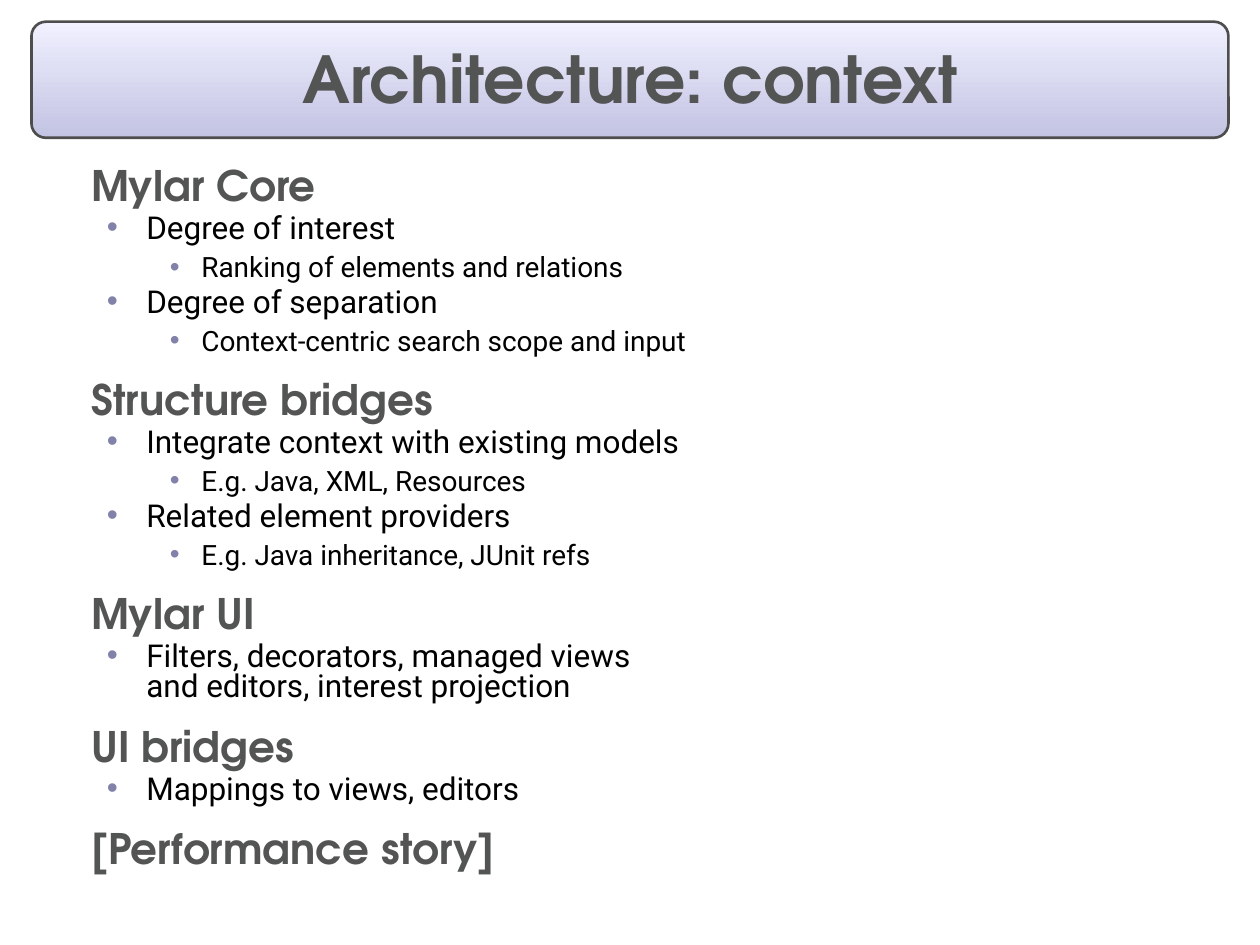
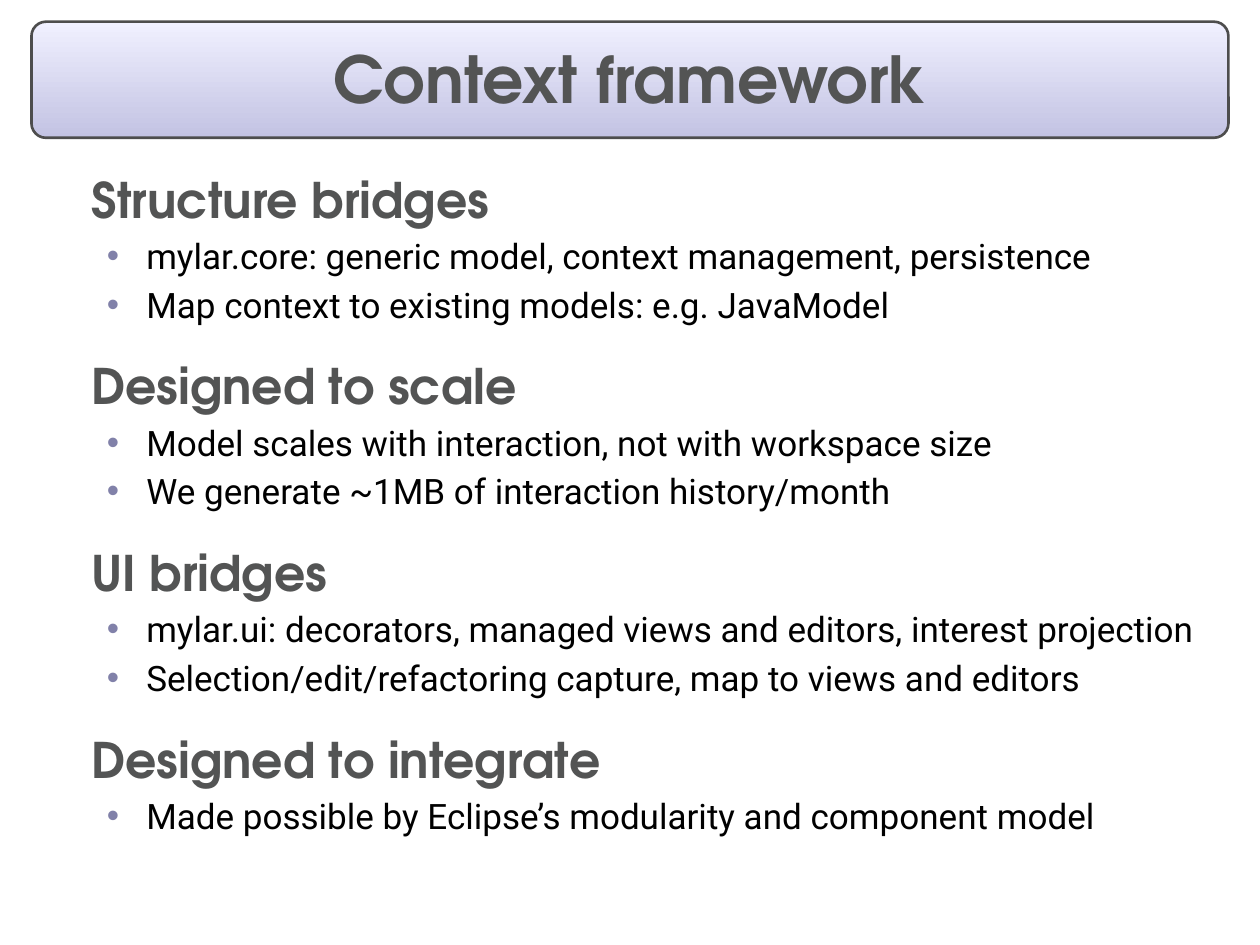
Before and after one commit to eclipse-mylyn/mylyn-website, a slide deck: slide 15 of publications/2006-03-mylar-eclipsecon.ppt (slide 17 before the commit). Drawn at 1260x945 pixels with LibreOffice and Linux fonts; fonts in the diff are those of the drawing. Boxes give left, top, right and bottom in pixels: in the first picture for what was removed or moved away, otherwise in the second. Text is boxed around its words. In the diff, an @@ line names an element or a change of style, - is before the commit and + after.

Commit message:
Progress on: prepare eclipsecon talk and slides

```diff
--- a/publications/2006-03-mylar-eclipsecon.ppt
+++ b/publications/2006-03-mylar-eclipsecon.ppt
@@ title at bbox=[333, 54, 926, 104]: text changed @@
-Architecture: context
+Context framework
@@ text at bbox=[91, 169, 685, 357]: paragraphs removed @@
-  Mylar Core
-  • Degree of interest
-    • Ranking of elements and relations
-  • Degree of separation
-    • Context-centric search scope and input
@@ text at bbox=[91, 180, 489, 602]: size 24 to 28 pt in "Structure bridges", "UI bridges"; line spacing 0.8 to 1; more space between paragraphs @@
@@ text at bbox=[91, 242, 1091, 512]: text changed; size 18 to 20 pt @@
-  • Integrate context with existing models
-    • E.g. Java, XML, Resources
-  • Related element providers
-    • E.g. Java inheritance, JUnit refs
-  Mylar UI
-  • Filters, decorators, managed views
-    and editors, interest projection
+  • mylar.core: generic model, context management, persistence
+  • Map context to existing models: e.g. JavaModel
+  Designed to scale
+  • Model scales with interaction, not with workspace size
+  • We generate ~1MB of interaction history/month
@@ text at bbox=[91, 615, 1193, 837]: text changed; size 18 to 20 pt @@
-  • Mappings to views, editors
-  [Performance story]
+  • mylar.ui: decorators, managed views and editors, interest projection
+  • Selection/edit/refactoring capture, map to views and editors
+  Designed to integrate
+  • Made possible by Eclipse’s modularity and component model
```
Also in this commit, not shown: 8 other slides changed, 9 slides added, 8 slides removed, 1 other file.
